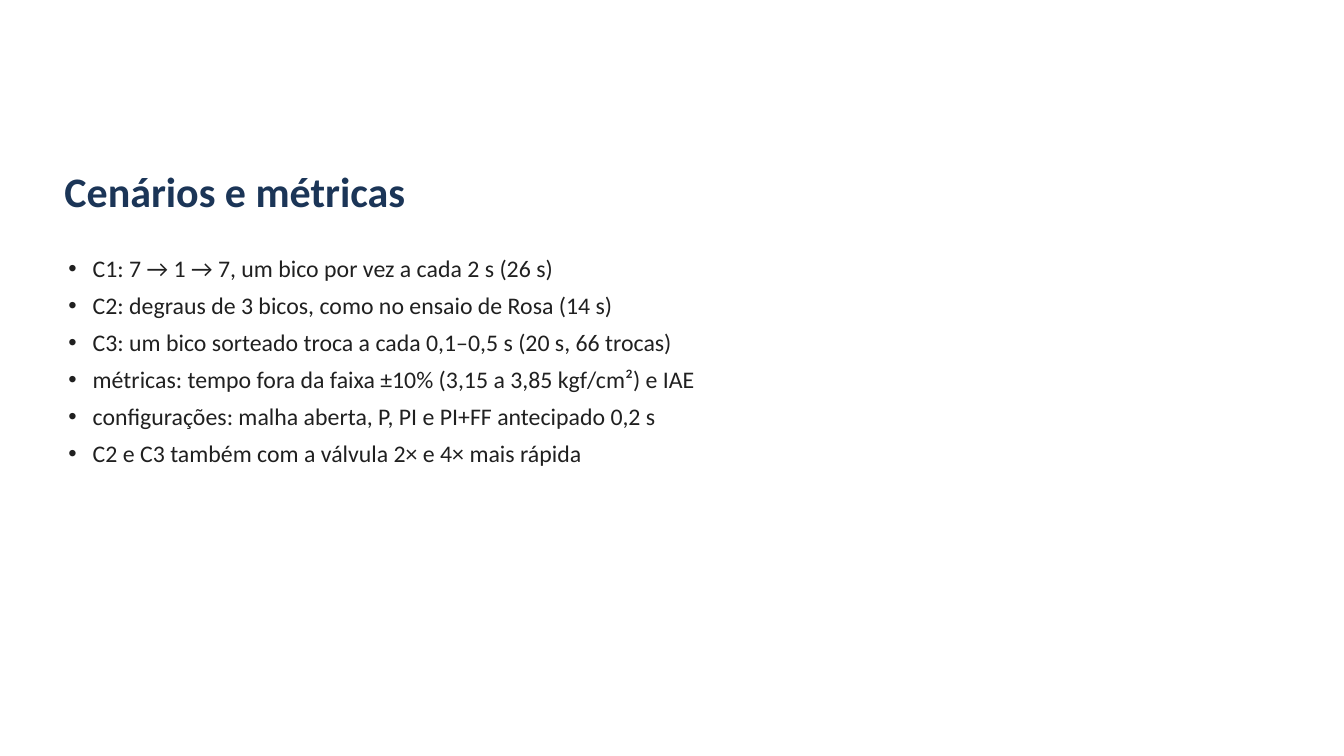
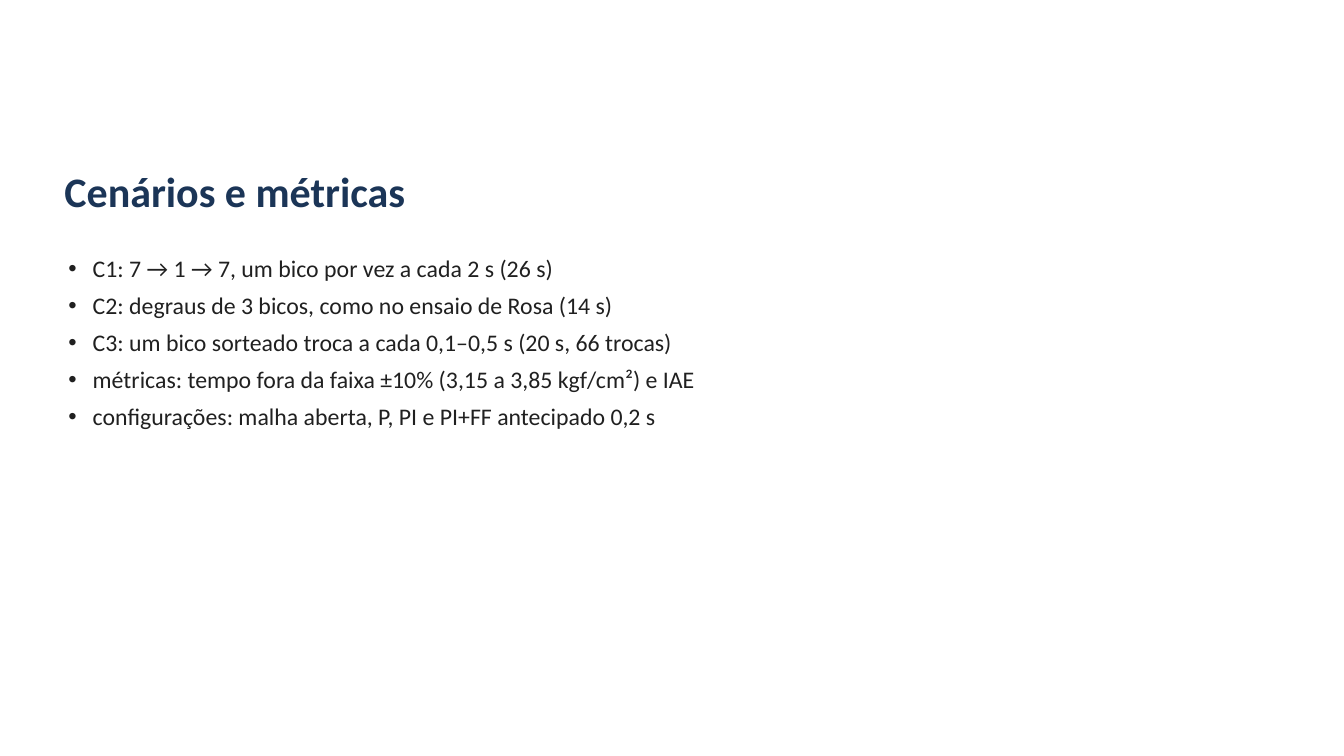
Before and after one commit to alexteroltismart/tcc, a slide deck: slide 20 of docs/Apresentacao_Banca_TCC_v25.pptx. Drawn at 1344x756 pixels with LibreOffice and Linux fonts; fonts in the diff are those of the drawing; background and template pictures are left out. Boxes give left, top, right and bottom in pixels: in the first picture for what was removed or moved away, otherwise in the second. Text is boxed around its words. In the diff, an @@ line names an element or a change of style, - is before the commit and + after.

```diff
--- a/docs/Apresentacao_Banca_TCC_v25.pptx
+++ b/docs/Apresentacao_Banca_TCC_v25.pptx
@@ text at box(93, 445, 581, 466): paragraph removed @@
-• C2 e C3 também com a válvula 2× e 4× mais rápida
```
Also in this commit, not shown: 3 other slides changed, 2 slides removed, 6 other files.
